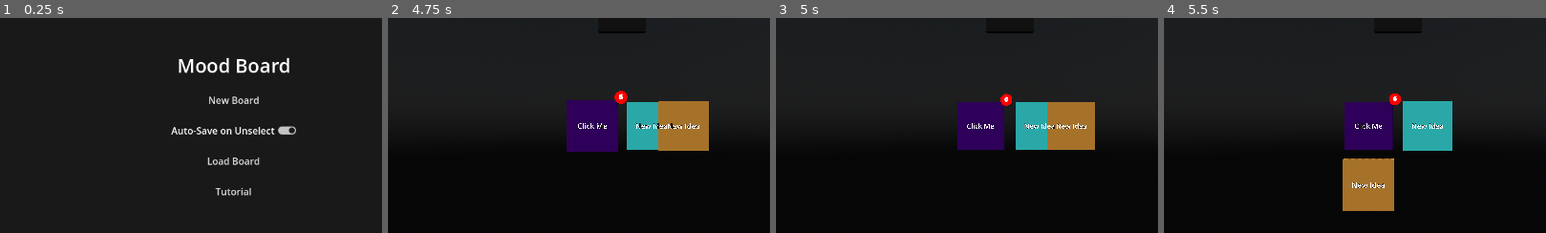
Above: before the commit, frames 1-4 (left to right).
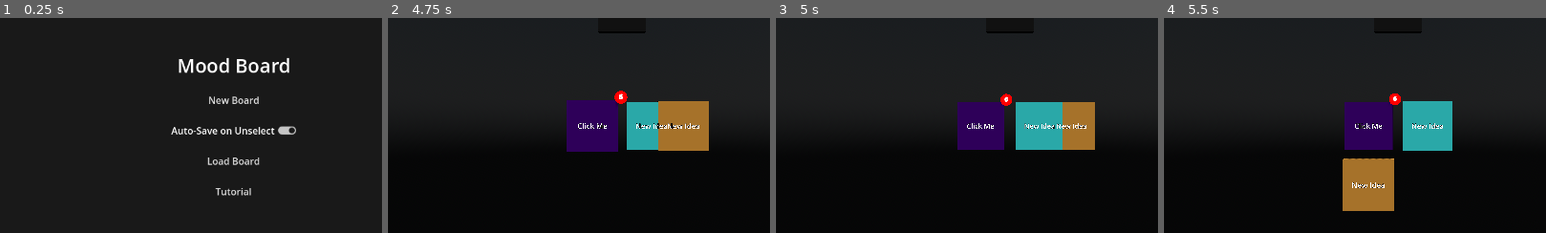
Above: after the commit, the same moments.

Repository: Asderek/MoodBoard
Game: Godot game, scene res://Scenes/MainMenu.tscn
Same seed, same stepped clock (60 frames per second), same inputs: the game is played once before the commit and once after it.
Inputs:
- Up to frame 1 (0.25 s): no input
- Up to frame 2 (4.75 s): click "Tutorial" at 0.5 s; click "+" at 1.25 s; click "Free" at 2 s; click "Timeline" at 2.75 s; click "+" at 3.5 s; click "Free" at 4.25 s
- Up to frame 3 (5 s): no input
- Up to frame 4 (5.5 s): click "Align Grid" at 5 s
The pictures show only the part of the screen within x 19-69%, y 25-75%; the shares and areas given below are measured in that part.

Frames 1-2 are identical in both runs. In frame 3, 0.8% of the frame differs, in the area x 71-75%, y 39-62%; in frame 4, nothing differs.

Commit message:
consertado drop in function

Diff:
--- /dev/null
+++ b/Scenes/ReparentIcon.tscn
@@ -0,0 +1,32 @@
+[gd_scene load_steps=5 format=3]
+
+[ext_resource type="Texture2D" path="res://arrow_texture.jpg" id="1_tex"]
+
+[sub_resource type="StandardMaterial3D" id="StandardMaterial3D_textured"]
+albedo_texture = ExtResource("1_tex")
+emission_enabled = true
+emission = Color(0.5, 0.5, 0.5, 1)
+emission_energy_multiplier = 2.0
+emission_operator = 1
+emission_texture = ExtResource("1_tex")
+uv1_scale = Vector3(1, 1, 1)
+uv1_offset = Vector3(0, 0, 0)
+uv1_triplanar = true
+
+[sub_resource type="BoxMesh" id="BoxMesh_shaft"]
+material = SubResource("StandardMaterial3D_textured")
+size = Vector3(0.2, 0.5, 0.05)
+
+[sub_resource type="PrismMesh" id="PrismMesh_head"]
+material = SubResource("StandardMaterial3D_textured")
+size = Vector3(0.6, 0.4, 0.05)
+
+[node name="ReparentIcon" type="Node3D"]
+
+[node name="Shaft" type="MeshInstance3D" parent="."]
+transform = Transform3D(1, 0, 0, 0, 1, 0, 0, 0, 1, 0, 0.2, 0)
+mesh = SubResource("BoxMesh_shaft")
+
+[node name="Head" type="MeshInstance3D" parent="."]
+transform = Transform3D(-1, 8.74228e-08, 0, -8.74228e-08, -1, 0, 0, 0, 1, 0, -0.25, 0)
+mesh = SubResource("PrismMesh_head")
--- a/Scripts/Main.gd
+++ b/Scripts/Main.gd
@@ -40,6 +40,29 @@
 var timeline_item_width = 3.0 # Changed to var for slider control
 
 var timeline_lines_mesh: MeshInstance3D = null
+
+func _input(event):
+	# Global Release Handler for Dragging
+	# Fixes issue where target node captures input, preventing release event on dragged node
+	if event is InputEventMouseButton:
+		if event.button_index == MOUSE_BUTTON_LEFT and not event.pressed:
+			if current_dragging_node and is_instance_valid(current_dragging_node):
+				var node = current_dragging_node
+
+				# Force state update on node if it hasn't processed it yet
+				if node.get("is_dragging"):
+					node.is_dragging = false
+					node.emit_signal("node_drag_ended", node)
+					# Note: The signal connection calls _on_node_drag_ended,
+					# which calls _check_reparent_drop.
+					# BUT since we are handling it here, we might double-call if the node ALSO fired.
+					# Let's trust logic:
+					# If node fired, is_dragging is false.
+					# If node didn't fire, is_dragging is true.
+					# So only if node.is_dragging, we fire.
+					# AND since we just emitted signal, Main's _on_node_drag_ended runs.
+					# So we don't need to call _check_reparent_drop explicitly here if signal works.
+
 
 
 func _ready():
@@ -75,8 +98,7 @@
 
 	# Camera connection removed (no longer needed for rotation)
 
-	# Enable Transparent BG so UI BackgroundLayer (Layer -1) is visible behind 3D nodes
-	# get_viewport().transparent_bg = true # REVERTED: Causes occlusion issues with 2D layers
+	_setup_environment()
 
 	load_data()
 
@@ -87,6 +109,34 @@
 	# Pool initialization removed
 
 	_spawn_layer(mood_data, Vector3.ZERO)
+
+func _setup_environment():
+	# Create WorldEnvironment for Starry Skybox
+	var world_env = WorldEnvironment.new()
+	var env = Environment.new()
+	env.background_mode = Environment.BG_SKY
+	env.background_energy_multiplier = 1.0
+
+	var sky = Sky.new()
+	var sky_mat = PanoramaSkyMaterial.new()
+
+	# Load texture (universe.png)
+	if ResourceLoader.exists("res://universe.png"):
+		var tex = load("res://universe.png")
+		sky_mat.panorama = tex
+	else:
+		print("Warning: res://universe.png not found")
+
+	sky.sky_material = sky_mat
+	env.sky = sky
+
+	# Ambient Light from Sky
+	env.ambient_light_source = Environment.AMBIENT_SOURCE_SKY
+	env.ambient_light_energy = 1.0 # Adjust brightness if needed
+	env.tonemap_mode = Environment.TONE_MAPPER_FILMIC # Better colors
+
+	world_env.environment = env
+	add_child(world_env)
 
 func save_data():
 	# Don't save in Tutorial Mode
@@ -410,7 +460,7 @@
 	# Check interactions with other nodes
 	for other in node_root.get_children():
 		if other == current_dragging_node: continue
-		if other.is_in_group("header_node"): continue # Headers handled separately if needed, or same logic
+		# if other.is_in_group("header_node"): continue # ENABLED for visual feedback!
 		if not is_instance_valid(other): continue
 		if other.is_queued_for_deletion(): continue
 		if other.has_method("is_marked_for_deletion") and other.is_marked_for_deletion(): continue
@@ -659,11 +709,9 @@
 var last_selection_time = 0
 
 func _on_node_selected(node, _is_multi):
-	print("Main: Node Selected! Name: ", node.node_data.get("name"), " | DeleteMode: ", is_delete_mode)
 	last_selection_time = Time.get_ticks_msec()
 
 	if is_delete_mode:
-		print("Main: Toggling mark on node")
 		# Toggle "Marked" status
 		if node in nodes_marked_for_deletion:
 			node.set_marked_for_deletion(false)
@@ -678,7 +726,6 @@
 		return
 
 	# Standard Selection Logic (Only if not in delete mode)
-	print("Main: Standard Selection")
 	clear_selection()
 	node.set_selected(true)
 	selected_nodes.append(node)
@@ -687,7 +734,6 @@
 		ui_layer.show_sidebar(node.node_data, node)
 
 func _on_delete_mode_toggled(active: bool):
-	print("Main: Delete Mode Toggled. Active: ", active)
 	if active:
 		if is_delete_mode and not nodes_marked_for_deletion.is_empty():
 			# If already active and has items -> This is CONFIRM
@@ -854,39 +900,21 @@
 			ui_layer.show_toast("Node Pasted!")
 
 func _check_reparent_drop(dropped_node) -> bool:
-	var drop_pos = dropped_node.global_position # Use global for safety against local offsets
-
-	# 1. Check VISUAL TARGET (Sibling Reparent)
+	# VISUAL STATE BASED LOGIC
+	# If a node is currently providing feedback (Lid Open), we drop into it.
+	# If no node is providing feedback, we do not drop.
+
 	if hovered_reparent_node and is_instance_valid(hovered_reparent_node):
-		# If we are hovering a node (lid is open), any drop nearby should trigger reparenting.
-		# The visual feedback (lid open) implies "Ready to accept".
-		# Let's check distance to the node itself, or just trust the hover state if close enough.
-
-		var dist = drop_pos.distance_to(hovered_reparent_node.global_position)
-		var accept_threshold = 2.0 # More permissive threshold (Node is size 2.0 approx)
-
-		if dist < accept_threshold:
-			_execute_reparent_to_sibling(dropped_node, hovered_reparent_node)
-
-			# Reset Visuals immediately
-			hovered_reparent_node.hide_reparent_feedback()
-			hovered_reparent_node = null
-			current_dragging_node = null
-			return true
-
-	# 2. Check ANCESTORS (Header Nodes) - Standard proximity logic
-	var header_nodes = get_tree().get_nodes_in_group("header_node")
-	for header in header_nodes:
-		var dist = dropped_node.position.distance_to(header.position)
-		if dist < 2.0:
-			_execute_reparent_to_ancestor(dropped_node, header)
-			current_dragging_node = null
-			return true
-
-	# If no action taken, clear drag state
-	if hovered_reparent_node and is_instance_valid(hovered_reparent_node):
+		# Execute Drop
+		_execute_reparent_to_sibling(dropped_node, hovered_reparent_node)
+
+		# Reset Visuals
 		hovered_reparent_node.hide_reparent_feedback()
-
+		hovered_reparent_node = null
+		current_dragging_node = null
+		return true
+
+	# No drop target active
 	hovered_reparent_node = null
 	current_dragging_node = null
 	return false
--- a/Scripts/MoodNode.gd
+++ b/Scripts/MoodNode.gd
@@ -40,7 +40,6 @@
 						if event.is_command_or_control_pressed() or event.shift_pressed:
 							is_multi = true
 
-						print("MoodNode: Click Detected on ", name, ", Emitting Selected")
 						emit_signal("node_selected", self, is_multi)
 
 				# Consume the release event too so Main doesn't see it (though safety guard handles it too)
@@ -376,76 +375,118 @@
 # --- REPARENTING VISUALS ---
 
 func _create_reparent_visuals():
-	# 1. Lid Root (Pivot at Top Edge)
+	# 1. Lid Root (Pivot at Top-Right Edge of the TOP FACE)
 	lid_root = Node3D.new()
 	add_child(lid_root)
-	lid_root.position = Vector3(0, 1.0, 0.15) # Top edge, slightly in front
-
-	# Lid Mesh (Covers the face)
+	# Pivot at Top-Right Corner (x=1.0, y=1.0)
+	# Depth (z) should be center of node depth (0.0 because box is usually centered on 0 Z?)
+	# Node body is usually thin (0.2 depth).
+	lid_root.position = Vector3(1.0, 1.0, 0.0)
+
+	# Lid Mesh (Represents the TOP face)
 	var lid_mesh = MeshInstance3D.new()
 	lid_mesh.mesh = BoxMesh.new()
-	lid_mesh.mesh.size = Vector3(2.0, 2.0, 0.05)
-
-	# Material (Darker slightly transparent?)
+	# Size: Width=2.0 (Full width), Height=0.05 (Thin), Depth=0.4 (Cover slightly more than node depth 0.2)
+	lid_mesh.mesh.size = Vector3(2.0, 0.05, 0.4)
+
+	# Material (Red/Darker as requested "Red Lid")
 	var mat = StandardMaterial3D.new()
-	mat.albedo_color = Color(0.2, 0.2, 0.2, 0.8)
-	mat.transparency = BaseMaterial3D.TRANSPARENCY_ALPHA
+	mat.albedo_color = Color(0.8, 0.2, 0.2, 0.9) # Red-ish
+	# mat.transparency = BaseMaterial3D.TRANSPARENCY_ALPHA
 	lid_mesh.material_override = mat
 
 	lid_root.add_child(lid_mesh)
-	lid_mesh.position = Vector3(0, -1.0, 0) # Center relative to pivot is down
+	# Offset mesh:
+	# Pivot is at Right edge (x=1). Mesh width is 2. Center needs to be at x=-1 relative to pivot?
+	# No, center of mesh relative to pivot (1,1).
+	# Mesh Center should be (0, 1.05, 0) in global terms? No.
+	# Relative to Pivot (1.0): Center at (-1.0) makes it reach from 0 to -2 relative to pivot -> 1 to -1 global. Correct.
+	# Y pos: 0 relative to pivot (pivot is at top surface).
+	lid_mesh.position = Vector3(-1.0, 0, 0)
 
 	lid_root.visible = false # Hidden by default
 
 	# 2. Drop Target (Icon)
 	drop_target_root = Node3D.new()
 	add_child(drop_target_root)
-	drop_target_root.position = Vector3(0, 0, 0.1)
+	# Position: Center of TOP "Face" (y=1.0).
+	# User wants it "on top of the node".
+	# Start at Y=0 (inside) for animation pop-up
+	# Z = -0.1 to ensure it is behind the front face / inside the box
+	drop_target_root.position = Vector3(0, 0.0, -0.1)
 	drop_target_root.scale = Vector3.ZERO # Hidden initially
-
-	# Create Arrow Geometry (Cylinder + Cone? Or just a box for now)
-	# Simplified "In Box" icon
-	var icon_mesh = MeshInstance3D.new()
-	icon_mesh.mesh = BoxMesh.new()
-	icon_mesh.mesh.size = Vector3(0.8, 0.8, 0.2)
-
-	var icon_mat = StandardMaterial3D.new()
-	icon_mat.albedo_color = Color.GREEN
-	icon_mat.emission_enabled = true
-	icon_mat.emission = Color.GREEN
-	icon_mat.emission_energy_multiplier = 0.5
-	icon_mesh.material_override = icon_mat
-
-	drop_target_root.add_child(icon_mesh)
+	drop_target_root.visible = false
+
+	# 3. Procedural Arrow Icon (Loaded from Scene)
+	# Pre-created asset as requested.
+	var icon_scene = preload("res://Scenes/ReparentIcon.tscn")
+	var icon_instance = icon_scene.instantiate()
+	drop_target_root.add_child(icon_instance)
+
+
+
+
+
+# State for animation cancellation
+var reparent_tween: Tween = null
 
 func show_reparent_feedback():
+	# If already open, ignore, unless we want to force refresh?
+	# Actually, if we are mid-animation, we should let it finish or just clamping state.
+	# But if we want to be safe against race conditions:
+
 	if is_reparent_open: return
 	is_reparent_open = true
 
 	lid_root.visible = true
-	lid_root.rotation_degrees.x = 0
-
-	var tween = create_tween().set_parallel(true)
-	# Open Lid (Rotate up 110 degrees)
-	tween.tween_property(lid_root, "rotation_degrees:x", 110.0, 0.4).set_trans(Tween.TRANS_BACK).set_ease(Tween.EASE_OUT)
-
-	# Pop out Icon
-	tween.tween_property(drop_target_root, "scale", Vector3.ONE, 0.4).set_trans(Tween.TRANS_ELASTIC).set_ease(Tween.EASE_OUT)
-	tween.tween_property(drop_target_root, "position:z", 0.5, 0.4) # Move forward
+	lid_root.rotation_degrees = Vector3.ZERO # Reset
+
+	# Kill any ongoing animation (e.g. closing)
+	if reparent_tween and reparent_tween.is_valid():
+		reparent_tween.kill()
+
+	reparent_tween = create_tween().set_parallel(true)
+
+	# Open Lid: Rotate Z (Clockwise / Negative).
+	# From Horizontal (0) to "Up and Right".
+	# -90 deg makes it Vertical (Standing on Right edge).
+	# -120 deg makes it lean out further.
+	reparent_tween.tween_property(lid_root, "rotation_degrees:z", -120.0, 0.4).set_trans(Tween.TRANS_BACK).set_ease(Tween.EASE_OUT)
+
+	# Pop out Icon (Scale + Move Up)
+	# Reset Start Pos just in case
+	drop_target_root.position.y = 0.0
+
+	reparent_tween.tween_property(drop_target_root, "scale", Vector3.ONE, 0.4).set_trans(Tween.TRANS_ELASTIC).set_ease(Tween.EASE_OUT)
+	reparent_tween.tween_property(drop_target_root, "position:y", 1.5, 0.4).set_trans(Tween.TRANS_CUBIC).set_ease(Tween.EASE_OUT)
+
+	# Ensure Drop Target is visible
+	drop_target_root.visible = true
+
 
 func hide_reparent_feedback():
 	if not is_reparent_open: return
 	is_reparent_open = false
 
-	var tween = create_tween().set_parallel(true)
+	# Kill opening animation if active
+	if reparent_tween and reparent_tween.is_valid():
+		reparent_tween.kill()
+
+	reparent_tween = create_tween().set_parallel(true)
+
 	# Close Lid
-	tween.tween_property(lid_root, "rotation_degrees:x", 0.0, 0.3).set_trans(Tween.TRANS_CUBIC).set_ease(Tween.EASE_OUT)
-
-	# Hide Icon
-	tween.tween_property(drop_target_root, "scale", Vector3.ZERO, 0.3)
-	tween.tween_property(drop_target_root, "position:z", 0.1, 0.3)
-
-	tween.chain().tween_callback(func(): lid_root.visible = false)
+	reparent_tween.tween_property(lid_root, "rotation_degrees:z", 0.0, 0.3).set_trans(Tween.TRANS_CUBIC).set_ease(Tween.EASE_OUT)
+
+	# Hide Icon (Scale Down + Move Down)
+	reparent_tween.tween_property(drop_target_root, "scale", Vector3.ZERO, 0.3)
+	reparent_tween.tween_property(drop_target_root, "position:y", 0.0, 0.3)
+
+	# Callback to hide only if we are still closed (redundant generally but safe)
+	reparent_tween.chain().tween_callback(func():
+		if not is_reparent_open:
+			lid_root.visible = false
+			drop_target_root.visible = false
+	)
 
 func get_drop_target_global_position() -> Vector3:
 	return drop_target_root.global_position
--- a/Scripts/UI.gd
+++ b/Scripts/UI.gd
@@ -436,7 +436,6 @@
 
 
 func _on_delete_mode_pressed():
-	print("UI: Delete Mode Button Pressed")
 	# This button acts as "Enter Mode" OR "Confirm Delete" depending on state
 	emit_signal("delete_mode_toggled", true)
 
Binary file added: arrow_texture.jpg
Not shown, added: arrow_texture.jpg.import
Binary file added: universe.png
Not shown, added: universe.png.import
Not shown, changed: .gitignore
Not shown, added: arrow_texture.jpg301295368.tmp
